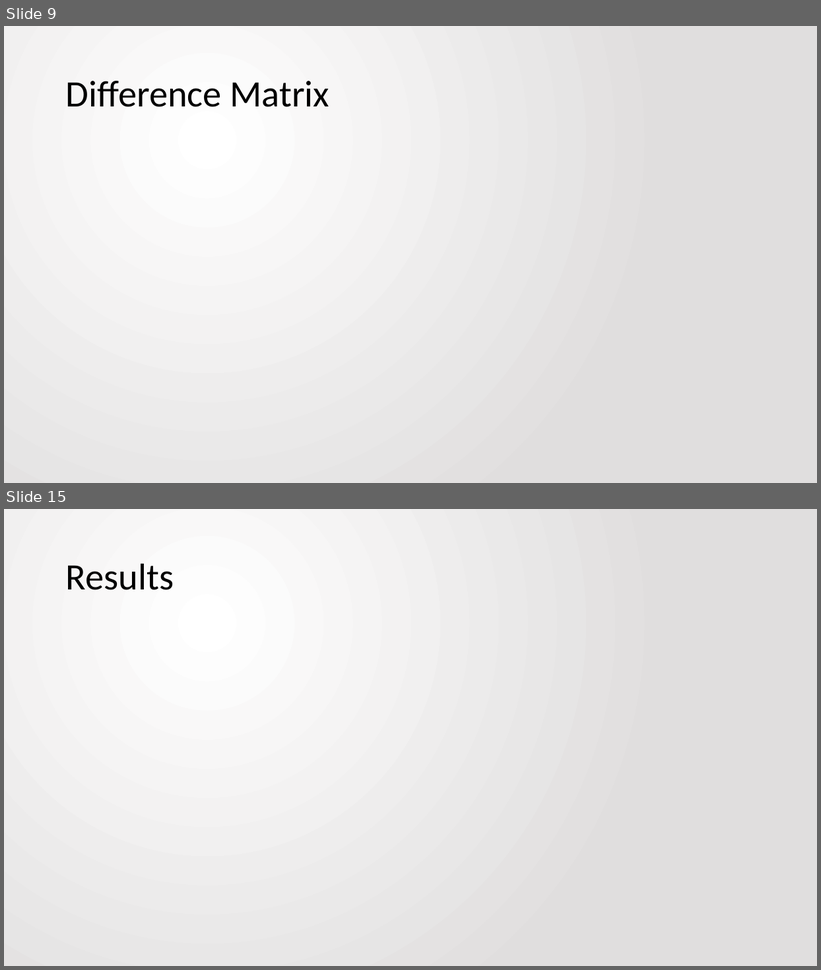
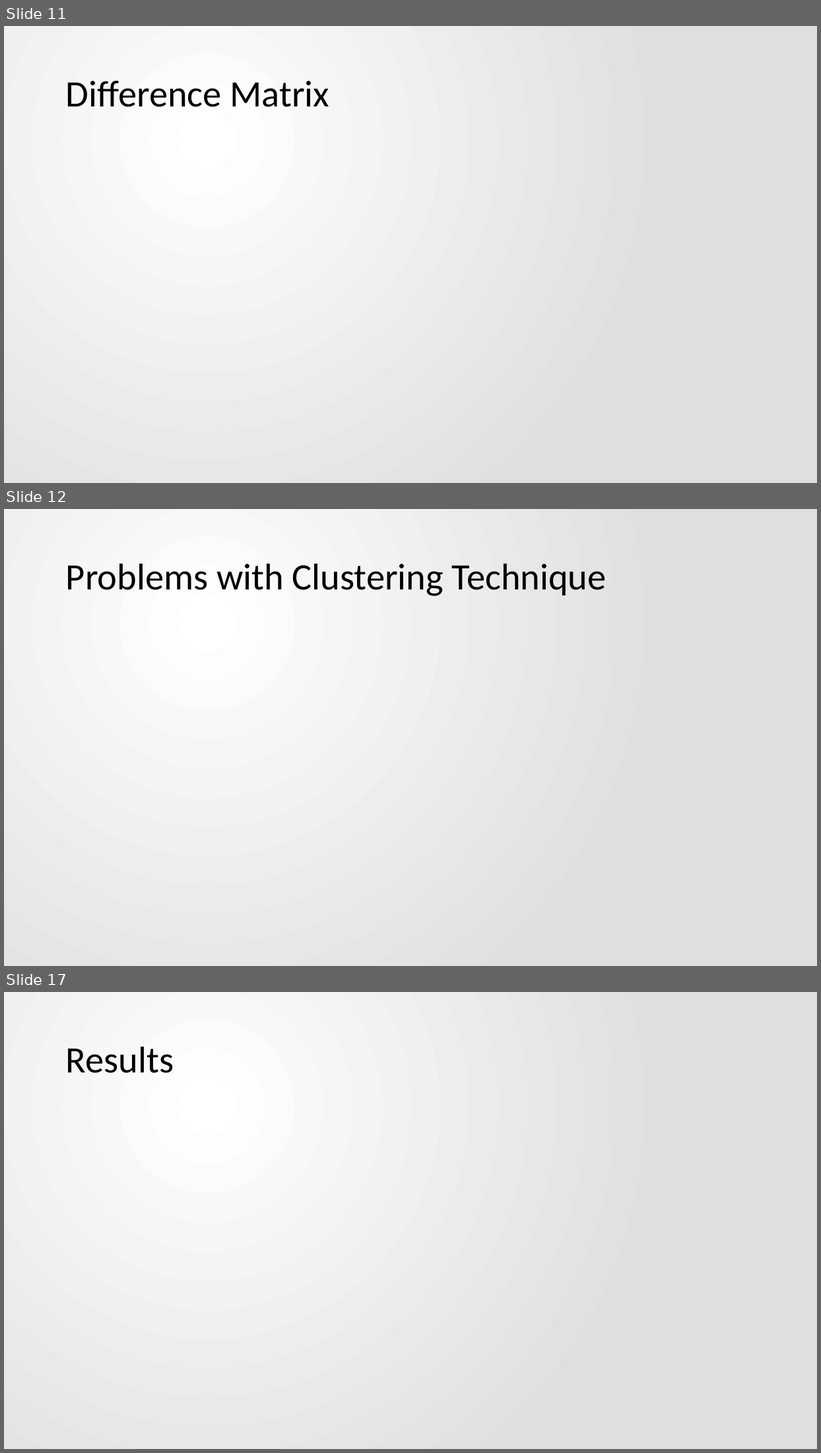
Before and after one commit to jbfitz/EECS405, a slide deck: Final Paper/presentation.pptx. Shown one above the other, each under a label of ours: slides 9 and 15 before the commit, slides 11, 12 and 17 after it; the slides between them are not shown. The pictures are 821x970 and 821x1453 pixels, drawn with LibreOffice and Linux fonts; fonts in the diff are those of the drawing; grey boxes stand for pictures. Boxes give left, top, right and bottom in pixels: in the first picture for what was removed or moved away, otherwise in the second. Text is boxed around its words. In the diff, an @@ line names an element or a change of style, - is before the commit and + after.

Commit message:
Slides for Clustering, Indexing, Experimental setup
still need to do results

```diff
--- a/Final Paper/presentation.pptx
+++ b/Final Paper/presentation.pptx
@@ slide 12 added at <box>4,509,817,966</box>, background gradient #FFFFFF to #E1DFDF @@
@@ title added at <box>66,563,607,596</box>, 44 pt, text #000000 @@
+Problems with Clustering Technique
@@ what was slide 9 is now slide 11 @@
@@ what was slide 15 is now slide 17 @@
```
Also in this commit, not shown: 4 slides changed, 5 other slides added, 4 slides removed.
